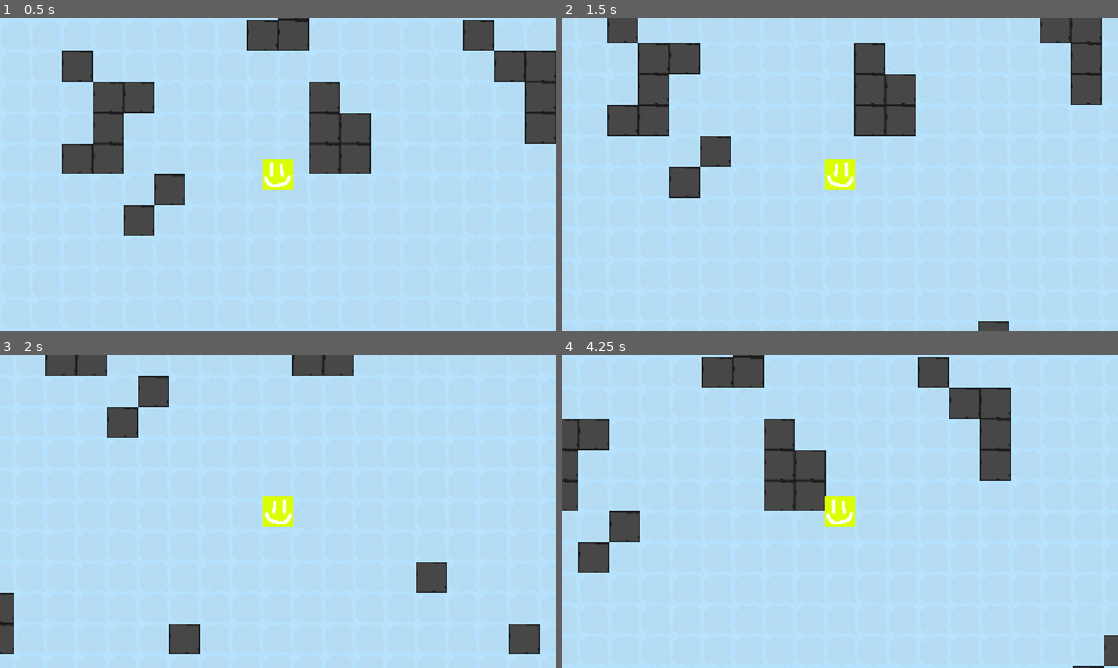
Above: before the commit, frames 1-4 (two rows, left to right).
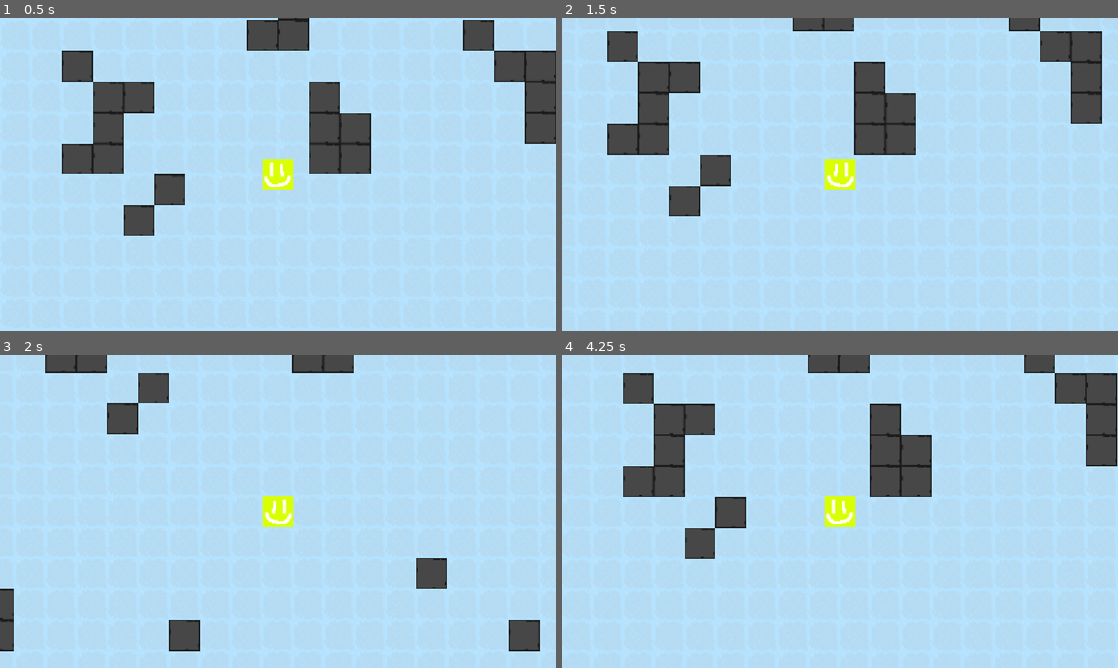
Above: after the commit, the same moments.

Repository: vincentchen18/Pelagico
Game: Godot game, scene res://ocean.tscn
The game is run twice, just before and just after one commit, with the same random seed, the same clock (stepped at 60 frames per second) and the same inputs.
Inputs (mouse positions are in pixels of both pictures, inside the frame that each line leads up to):
- Up to frame 1 (0.5 s): no input
- Up to frame 2 (1.5 s): tap Enter at 0.5 s; move the mouse to (962, 158) at 0.52 s; hold Right (ui_right) 0.53-1.28 s; tap Alt at 0.6 s; click (962, 158) at 0.67 s; tap Space at 1.25 s; move the mouse to (728, 190) at 1.27 s; hold Down (ui_down) from 1.28 s (still down); tap Shift at 1.35 s
- Up to frame 3 (2 s): keep holding Down (ui_down)
- Up to frame 4 (4.25 s): move the mouse to (895, 442) at 2.02 s; release Down (ui_down) at 2.03 s; hold Right (ui_right) 2.03-2.78 s; tap Alt at 2.1, 3.6 s; move the mouse to (812, 574) at 2.77 s; hold Up (ui_up) 2.78-3.53 s; tap Shift at 2.85 s; click (812, 574) at 2.92 s; move the mouse to (1006, 558) at 3.52 s; hold Left (ui_left) from 3.53 s (still down)

Frame 1 is identical in both runs. In frame 2, 8.3% of the frame differs, in the area x 8-98%, y 0-100%; in frame 3, 1.3%; in frame 4, 20%, in the area x 0-100%, y 0-100%.

Commit message:
add dynamic movement and acc/deceleration

Diff:
--- a/Scripts/player.gd
+++ b/Scripts/player.gd
@@ -1,11 +1,19 @@
 extends CharacterBody2D
 
-@export var speed := 200.0
+@export var speed := 300.0
+@export var acceleration := 4.0
+@export var deceleration := 2.0
+
 @onready var sprite: Node2D = $Sprite2D
 
-func _physics_process(_delta):
+func _physics_process(delta):
 	var dir = Input.get_vector("ui_left", "ui_right", "ui_up", "ui_down")
 	if dir.x != 0:
 		sprite.flip_h = dir.x > 0
-	velocity = dir * speed
+
+	if dir != Vector2.ZERO:
+		velocity = velocity.lerp(dir * speed, acceleration * delta)
+	else:
+		velocity = velocity.lerp(Vector2.ZERO, deceleration * delta)
+
 	move_and_slide()
--- /dev/null
+++ b/ocean_scene.tscn
@@ -0,0 +1,24 @@
+[gd_scene format=3 uid="uid://gw2sy1y1p6np"]
+
+[ext_resource type="Texture2D" uid="uid://cjvsuo6tc6gc1" path="res://Assets/PlaceHolder Sprites.png" id="1_antt5"]
+[ext_resource type="Script" uid="uid://cf2cchhw3svwq" path="res://Scripts/tile_map_layer.gd" id="2_eqe0k"]
+
+[sub_resource type="TileSetAtlasSource" id="TileSetAtlasSource_0hol4"]
+texture = ExtResource("1_antt5")
+0:0/0 = 0
+1:0/0 = 0
+0:1/0 = 0
+1:1/0 = 0
+0:2/0 = 0
+1:2/0 = 0
+0:3/0 = 0
+1:3/0 = 0
+
+[sub_resource type="TileSet" id="TileSet_f1574"]
+sources/0 = SubResource("TileSetAtlasSource_0hol4")
+
+[node name="ocean scene" type="Node2D" unique_id=1002492690]
+
+[node name="TileMapLayer" type="TileMapLayer" parent="." unique_id=1167289651]
+tile_set = SubResource("TileSet_f1574")
+script = ExtResource("2_eqe0k")
